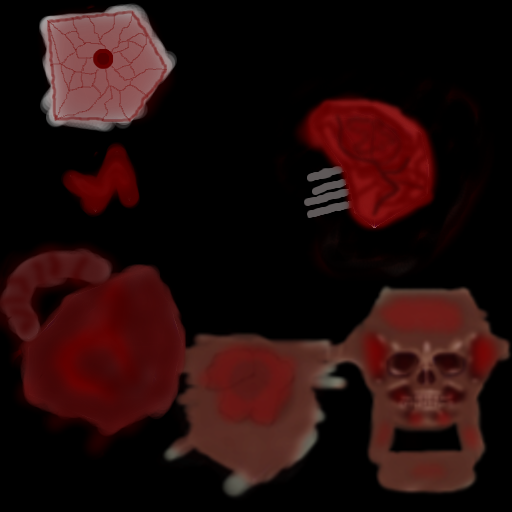
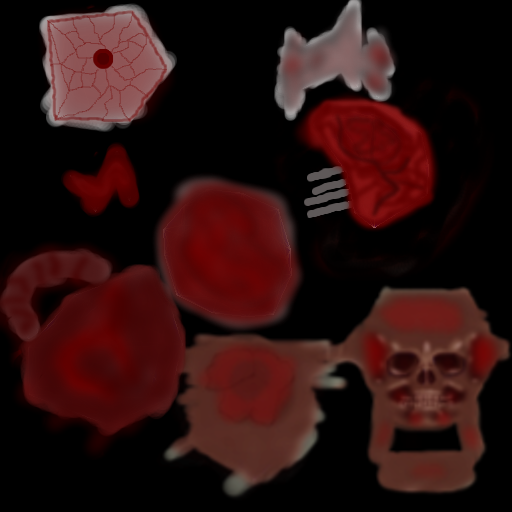
Layer changes from the first 512 × 512 image to the second:
painted on "Pasted Layer#1" over [152, 0, 399, 333]
painted on "Background" over [163, 4, 391, 317]
